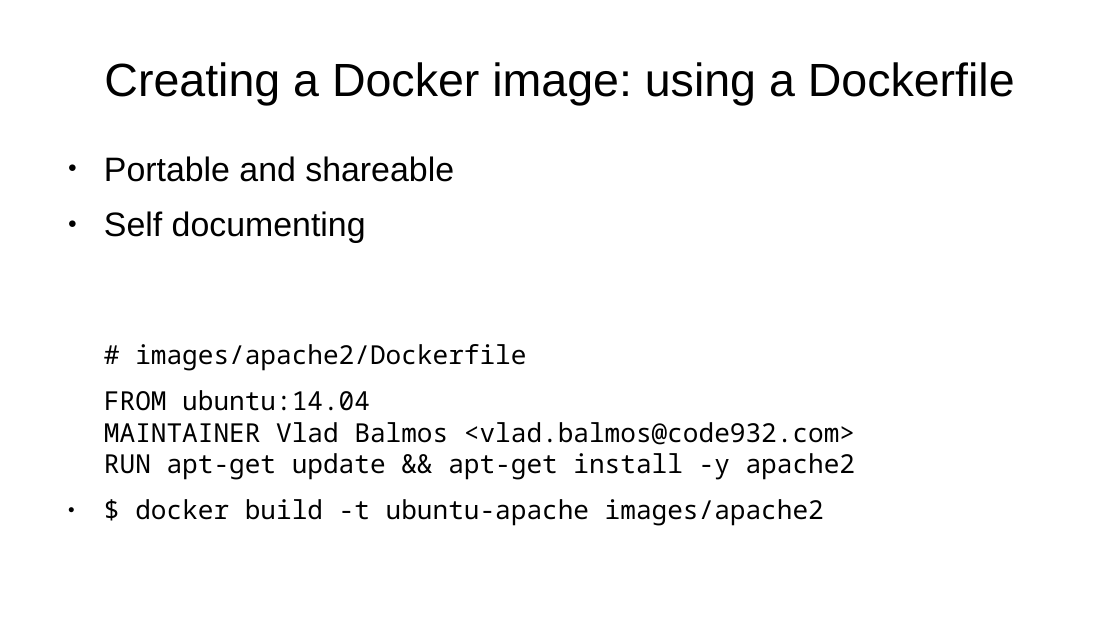
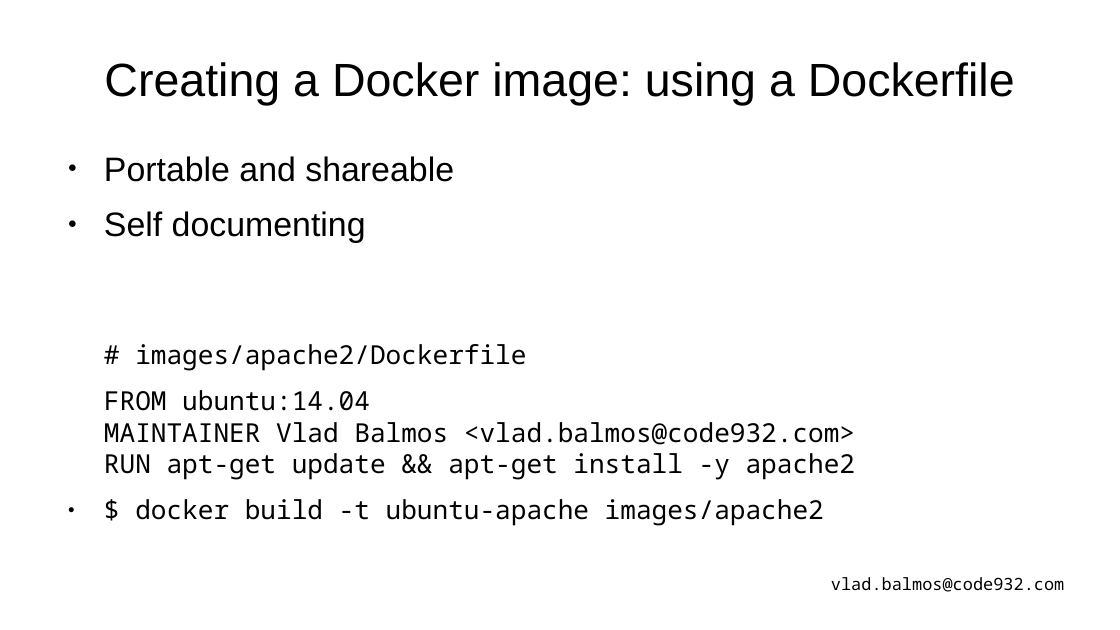
Before and after one commit to vladbalmos/docker-presentation, a slide deck: slide 26 of docker.odp. Drawn at 1120x630 pixels with LibreOffice and Linux fonts; fonts in the diff are those of the drawing. Boxes give left, top, right and bottom in pixels: in the first picture for what was removed or moved away, otherwise in the second. Text is boxed around its words. In the diff, an @@ line names an element or a change of style, - is before the commit and + after.

```diff
--- a/docker.odp
+++ b/docker.odp
@@ text added at box(831, 577, 1064, 592), 12 pt, text #000000 @@
+vlad.balmos@code932.com
```
Also in this commit, not shown: 27 other slides changed, 5 slides added, 2 slides removed.
